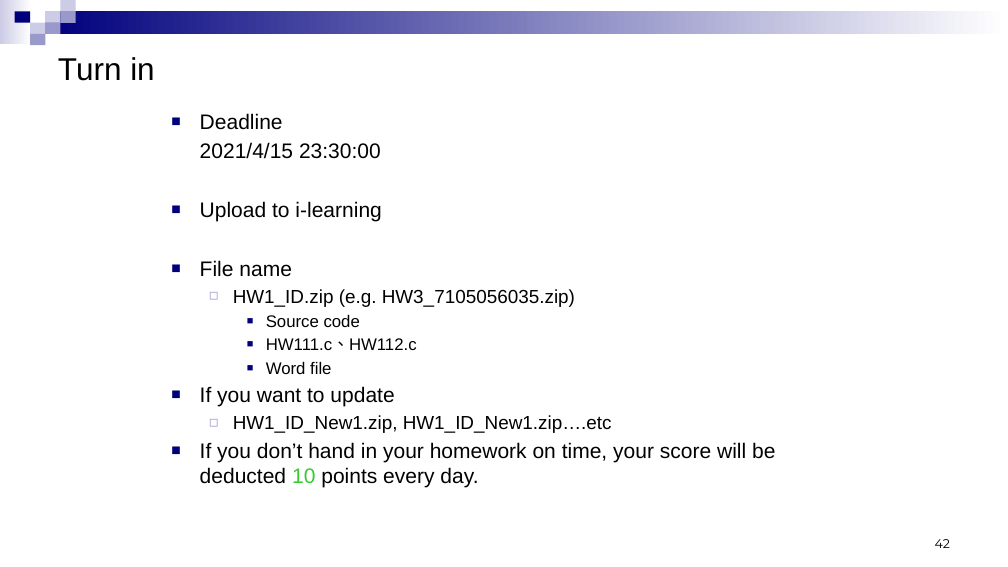
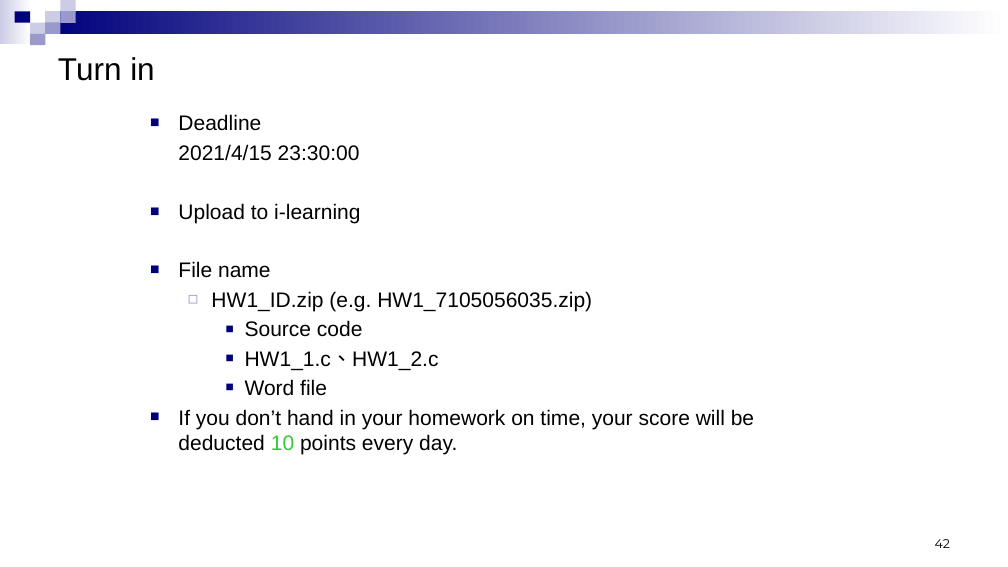
Before and after one commit to andrew841018/disksim_github, a slide deck: slide 42 of 檔案系統/HW1_Disk IO Performance under Sequential-Random and System Call-Library Call-MMAP.pptx. Drawn at 1008x567 pixels with LibreOffice and Linux fonts; fonts in the diff are those of the drawing. Boxes give left, top, right and bottom in pixels: in the first picture for what was removed or moved away, otherwise in the second. Text is boxed around its words. In the diff, an @@ line names an element or a change of style, - is before the commit and + after.

Commit message:
3/9 1653

```diff
--- a/檔案系統/HW1_Disk IO Performance under Sequential-Random and System Call-Library Call-MMAP.pptx
+++ b/檔案系統/HW1_Disk IO Performance under Sequential-Random and System Call-Library Call-MMAP.pptx
@@ text "Deadline": place and size @@
-text "Deadline" at [200, 113, 775, 488]
+text "Deadline" at [178, 114, 754, 454]
@@ text at [211, 291, 592, 311]: text changed; size 18 to 20 pt @@
-  ◻ HW1_ID.zip (e.g. HW3_7105056035.zip)
+  ◻ HW1_ID.zip (e.g. HW1_7105056035.zip)
@@ text at [245, 320, 363, 396]: size 16 to 20 pt in "Source code", "Word file" @@
@@ text at [245, 351, 439, 370]: text changed; size 16 to 20 pt @@
-    ■ HW111.c、HW112.c
+    ■ HW1_1.c、HW1_2.c
@@ text at [233, 415, 612, 433]: paragraphs removed @@
-■ If you want to update
-  ◻ HW1_ID_New1.zip, HW1_ID_New1.zip….etc
```
Also in this commit, not shown: 1 other slide changed.
